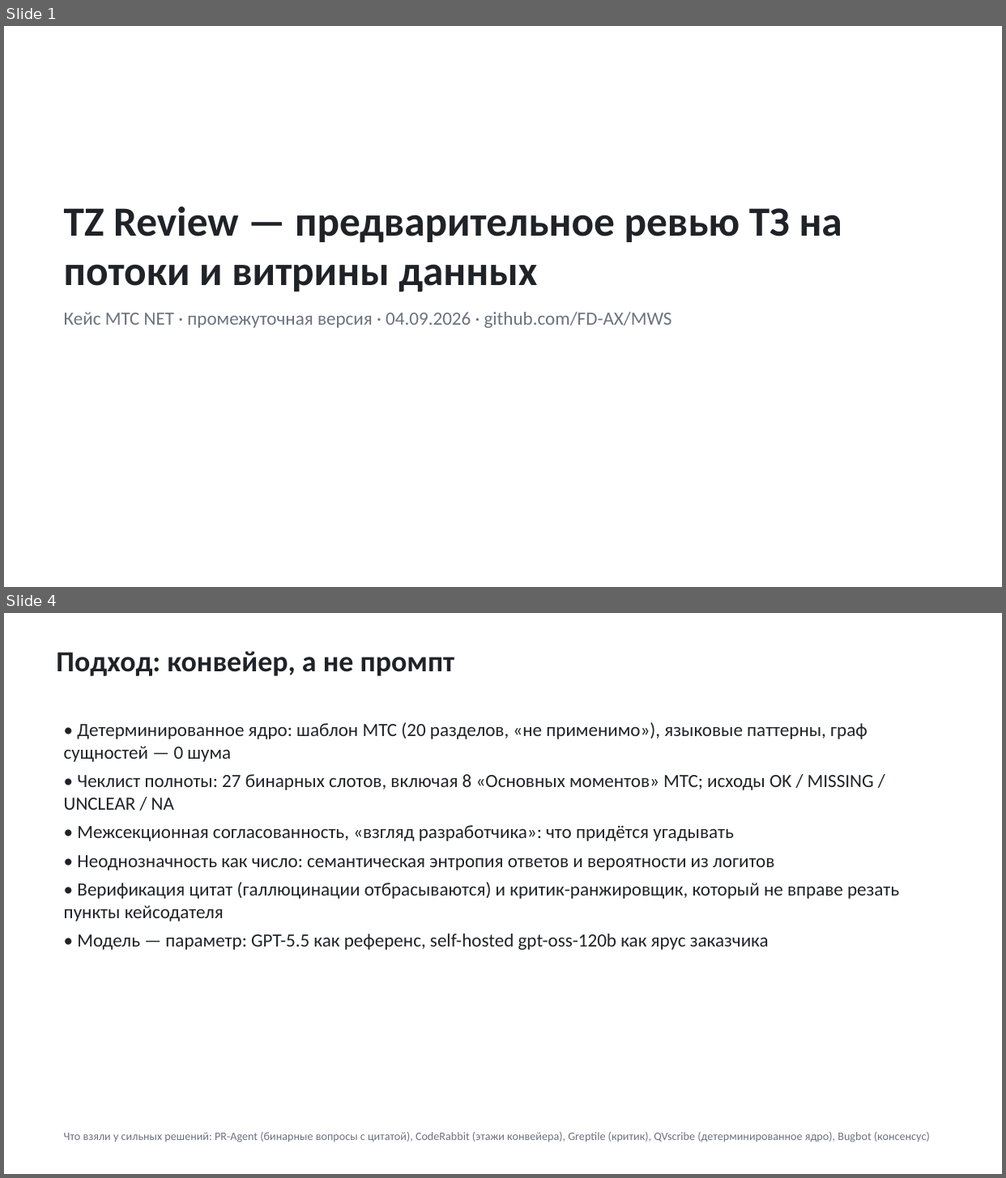
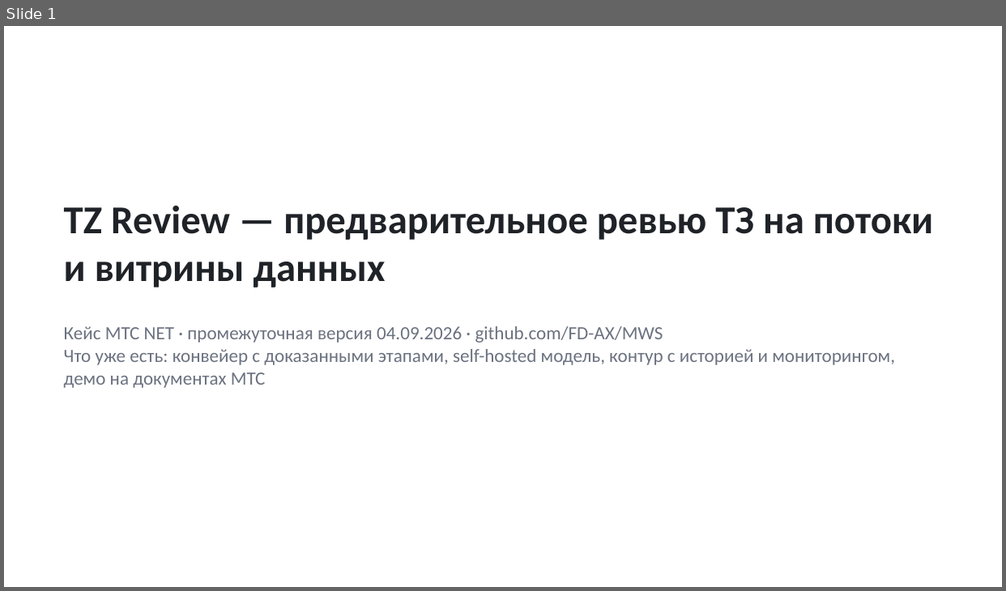
Before and after one commit to FD-AX/MWS, a slide deck: deliverables/interim/TZ_Review_interim.pptx. Shown one above the other, each under a label of ours: slides 1 and 4 before the commit, slide 1 after it; the slides between them are not shown. The pictures are 1006x1178 and 1006x591 pixels, drawn with LibreOffice and Linux fonts; fonts in the diff are those of the drawing. Boxes give left, top, right and bottom in pixels: in the first picture for what was removed or moved away, otherwise in the second. Text is boxed around its words. In the diff, an @@ line names an element or a change of style, - is before the commit and + after.

```diff
--- a/deliverables/interim/TZ_Review_interim.pptx
+++ b/deliverables/interim/TZ_Review_interim.pptx
@@ slide 4 removed at box(4, 613, 1002, 1174), background #FFFFFF @@
@@ text removed at box(56, 651, 455, 676) @@
-Подход: конвейер, а не промпт
@@ text removed at box(64, 722, 899, 950) @@
-• Детерминированное ядро: шаблон МТС (20 разделов, «не применимо»), языковые паттерны, граф сущностей — 0 шума
-• Чеклист полноты: 27 бинарных слотов, включая 8 «Основных моментов» МТС; исходы OK / MISSING / UNCLEAR / NA
-• Межсекционная согласованность, «взгляд разработчика»: что придётся угадывать
-• Неоднозначность как число: семантическая энтропия ответов и вероятности из логитов
-• Верификация цитат (галлюцинации отбрасываются) и критик-ранжировщик, который не вправе резать пункты кейсодателя
-• Модель — параметр: GPT-5.5 как референс, self-hosted gpt-oss-120b как ярус заказчика
@@ text removed at box(64, 1132, 930, 1143) @@
-Что взяли у сильных решений: PR-Agent (бинарные вопросы с цитатой), CodeRabbit (этажи конвейера), Greptile (критик), QVscribe (детерминированное ядро), Bugbot (консенсус)
@@ slide 1 changed as well @@
@@ text "TZ Review — предварительное ревью ..." at box(64, 205, 933, 288): size 40 to 38 pt @@
@@ text at box(64, 327, 895, 388): text changed @@
-Кейс МТС NET · промежуточная версия · 04.09.2026 · github.com/FD-AX/MWS
+Кейс МТС NET · промежуточная версия 04.09.2026 · github.com/FD-AX/MWS
+Что уже есть: конвейер с доказанными этапами, self-hosted модель, контур с историей и мониторингом, демо на документах МТС
```
Also in this commit, not shown: 4 other slides changed, 17 slides added, 6 other slides removed, 7 other files.
